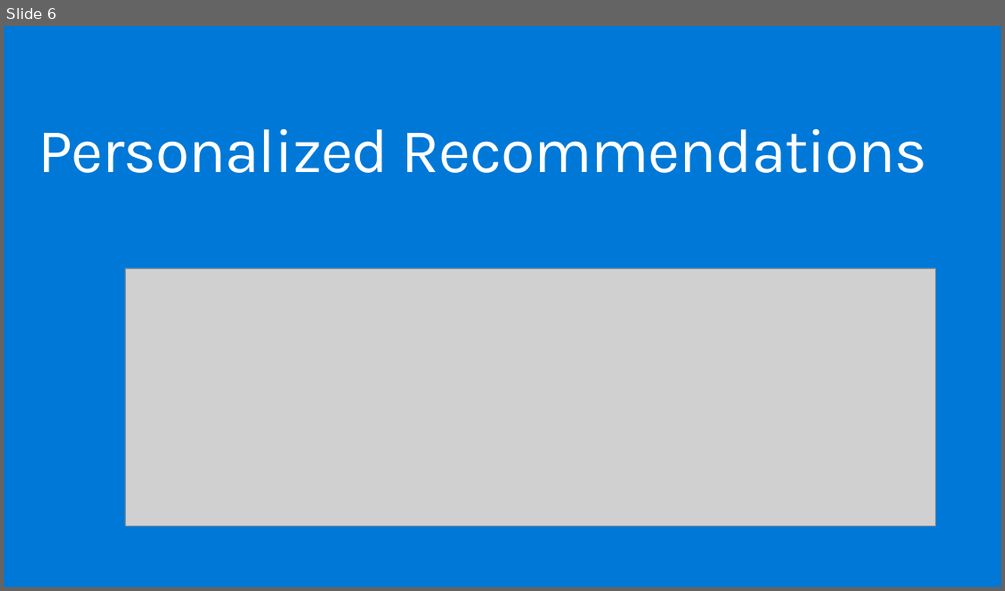
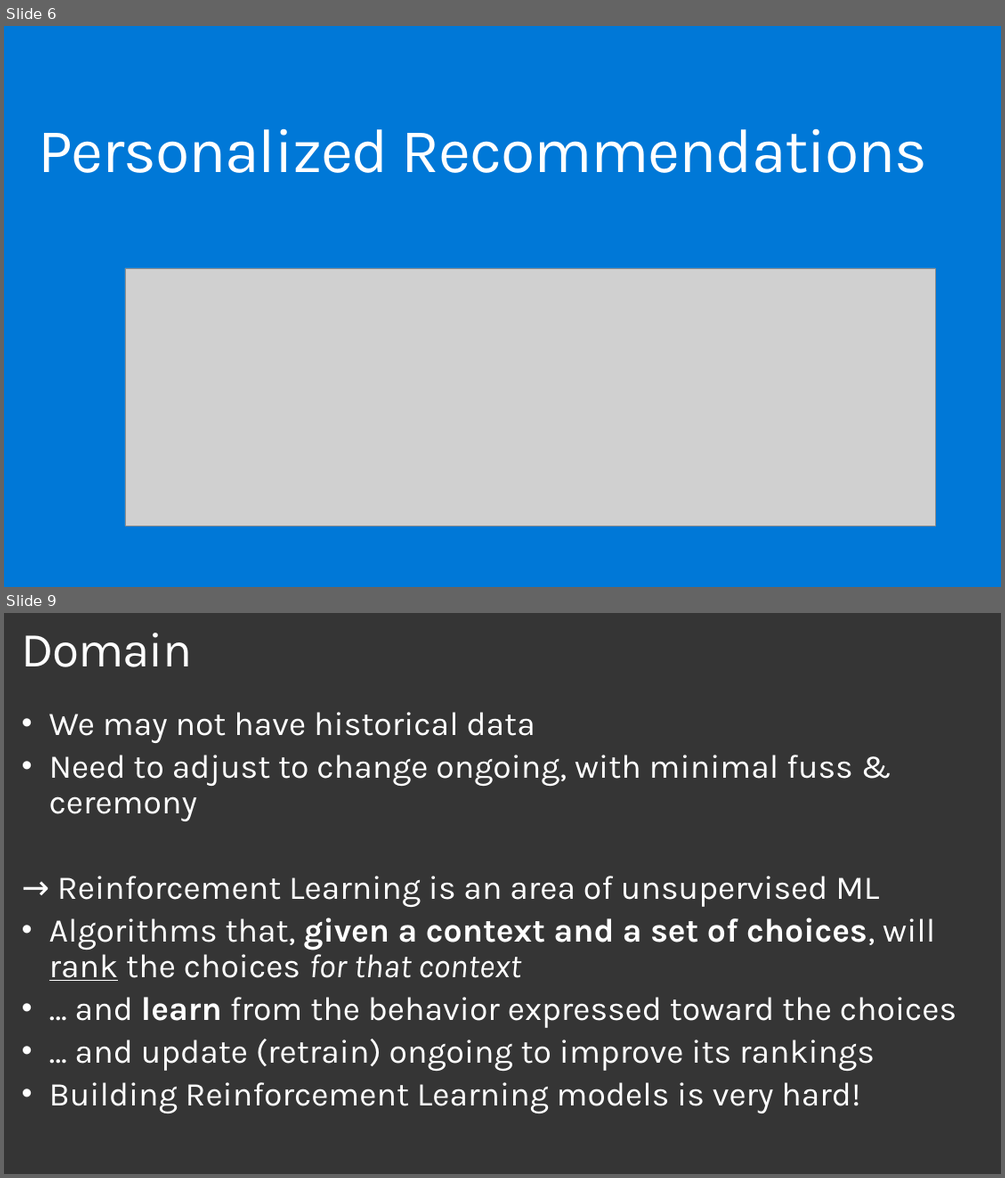
Before and after one commit to plzm/events, a slide deck: GraniteStateCodeCamp2019/gscc19-pelazem.pptx. Shown one above the other, each under a label of ours: slide 6 before the commit, slides 6 and 9 after it; the slides between them are not shown. The pictures are 1005x591 and 1005x1178 pixels, drawn with LibreOffice and Linux fonts; fonts in the diff are those of the drawing; grey boxes stand for pictures; background and template pictures are left out. Boxes give left, top, right and bottom in pixels: in the first picture for what was removed or moved away, otherwise in the second. Text is boxed around its words. In the diff, an @@ line names an element or a change of style, - is before the commit and + after.

```diff
--- a/GraniteStateCodeCamp2019/gscc19-pelazem.pptx
+++ b/GraniteStateCodeCamp2019/gscc19-pelazem.pptx
@@ slide 9 added at (4,613,1001,1174), background picture (left out) @@
@@ title added at (22,633,192,667), 47 pt, text #FFFFFF @@
+Domain
@@ text added at (49,712,956,1113), 32 pt, text #FFFFFF @@
+• We may not have historical data
+• Need to adjust to change ongoing, with minimal fuss & ceremony
+→ Reinforcement Learning is an area of unsupervised ML
+• Algorithms that, given a context and a set of choices, will rank the choices for that context
+• … and learn from the behavior expressed toward the choices
+• … and update (retrain) ongoing to improve its rankings
+• Building Reinforcement Learning models is very hard!
```
Also in this commit, not shown: 5 slides changed, 3 other slides added, 1 slide removed.
